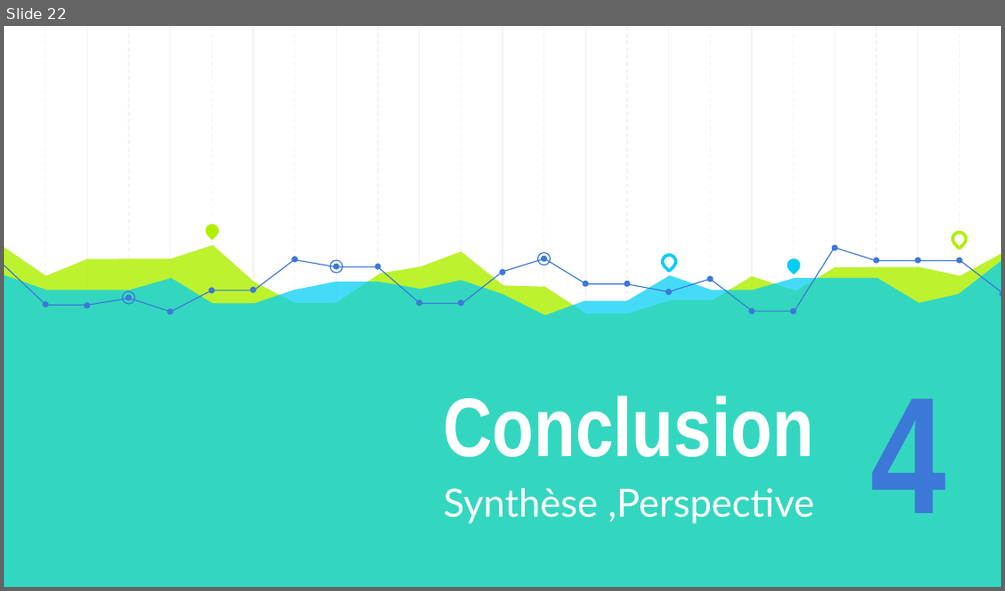
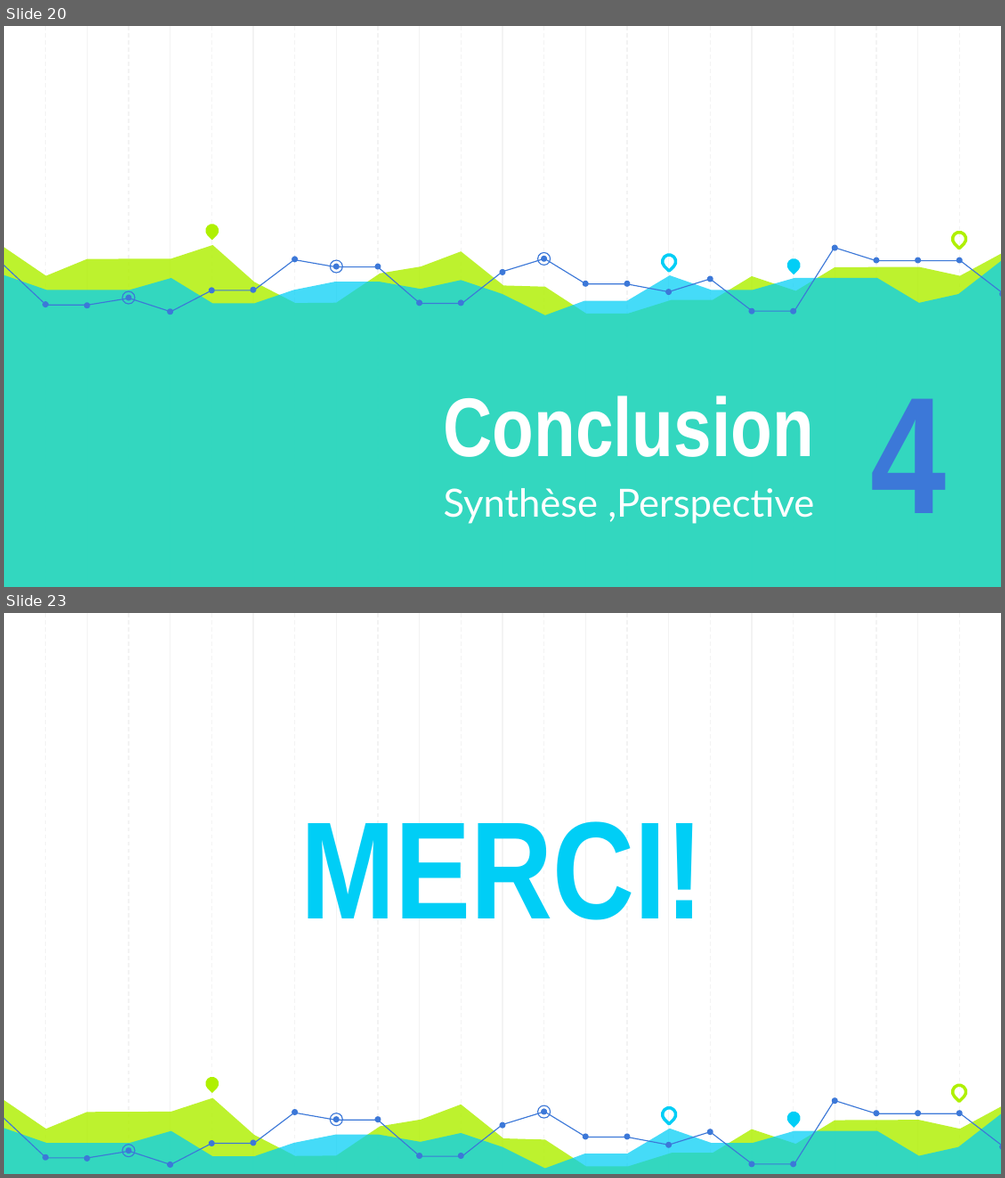
Before and after one commit to AzeddineZadir/docpfc, a slide deck: présentation licence 3.pptx. Shown one above the other, each under a label of ours: slide 22 before the commit, slides 20 and 23 after it; the slides between them are not shown. The pictures are 1005x591 and 1005x1178 pixels, drawn with LibreOffice and Linux fonts; fonts in the diff are those of the drawing. Boxes give left, top, right and bottom in pixels: in the first picture for what was removed or moved away, otherwise in the second. Text is boxed around its words. In the diff, an @@ line names an element or a change of style, - is before the commit and + after.

```diff
--- a/présentation licence 3.pptx
+++ b/présentation licence 3.pptx
@@ slide 23 added at box(4, 613, 1001, 1174), background #FFFFFF; not listed: 23 template elements that a slide beside it also shows @@
@@ title added at box(300, 821, 704, 920), 100 pt, text #00CEF6, bold @@
+MERCI!
@@ teardrop added at box(202, 1074, 221, 1092), fill #AFF000 @@
@@ teardrop added at box(949, 1082, 968, 1100), outline #AFF000 2.25 pt @@
@@ freeform shape added at box(4, 1097, 1001, 1174), fill #AFF000 at 82% opacity @@
@@ freeform shape added at box(4, 1112, 1001, 1174), fill #00CEF6 at 73% opacity @@
@@ freeform shape added at box(4, 1112, 461, 1164), outline #3C78D8 0.75 pt @@
@@ ellipse added at box(330, 1113, 343, 1127), outline #3C78D8 0.75 pt @@
@@ freeform shape added at box(461, 1100, 834, 1164), outline #3C78D8 0.75 pt @@
@@ ellipse added at box(537, 1105, 550, 1119), outline #3C78D8 0.75 pt @@
@@ teardrop added at box(659, 1105, 678, 1123), outline #00CEF6 2.25 pt @@
@@ teardrop added at box(784, 1109, 802, 1127), fill #00CEF6 @@
@@ freeform shape added at box(835, 1101, 1001, 1145), outline #3C78D8 0.75 pt @@
@@ ellipse added at box(122, 1144, 136, 1158), outline #3C78D8 0.75 pt @@
@@ group added at box(43, 1097, 1001, 1167): 24 ellipses @@
@@ what was slide 22 is now slide 20 @@
```
Also in this commit, not shown: 16 slides changed, 3 slides removed, 1 other file.
